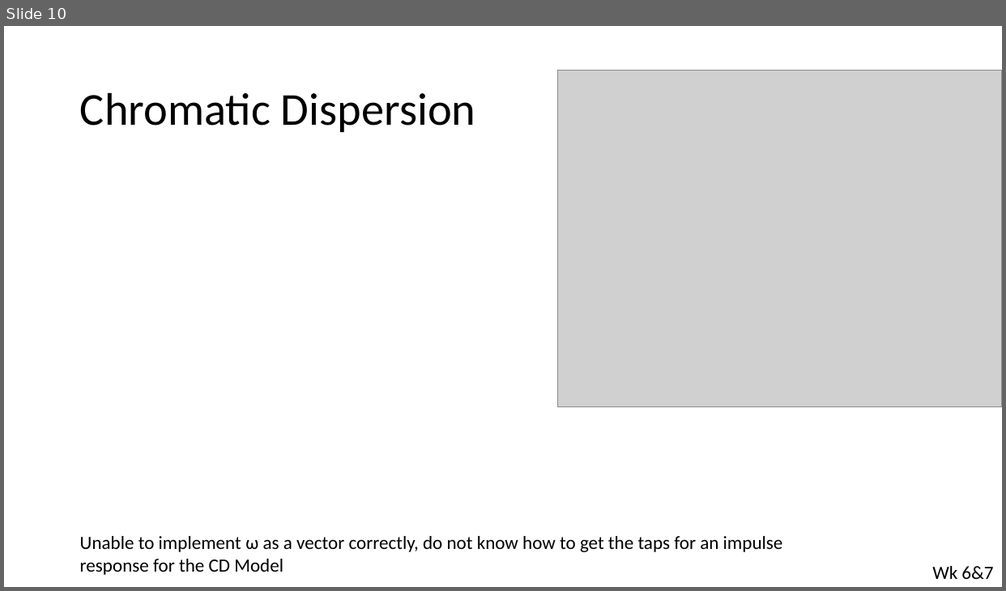
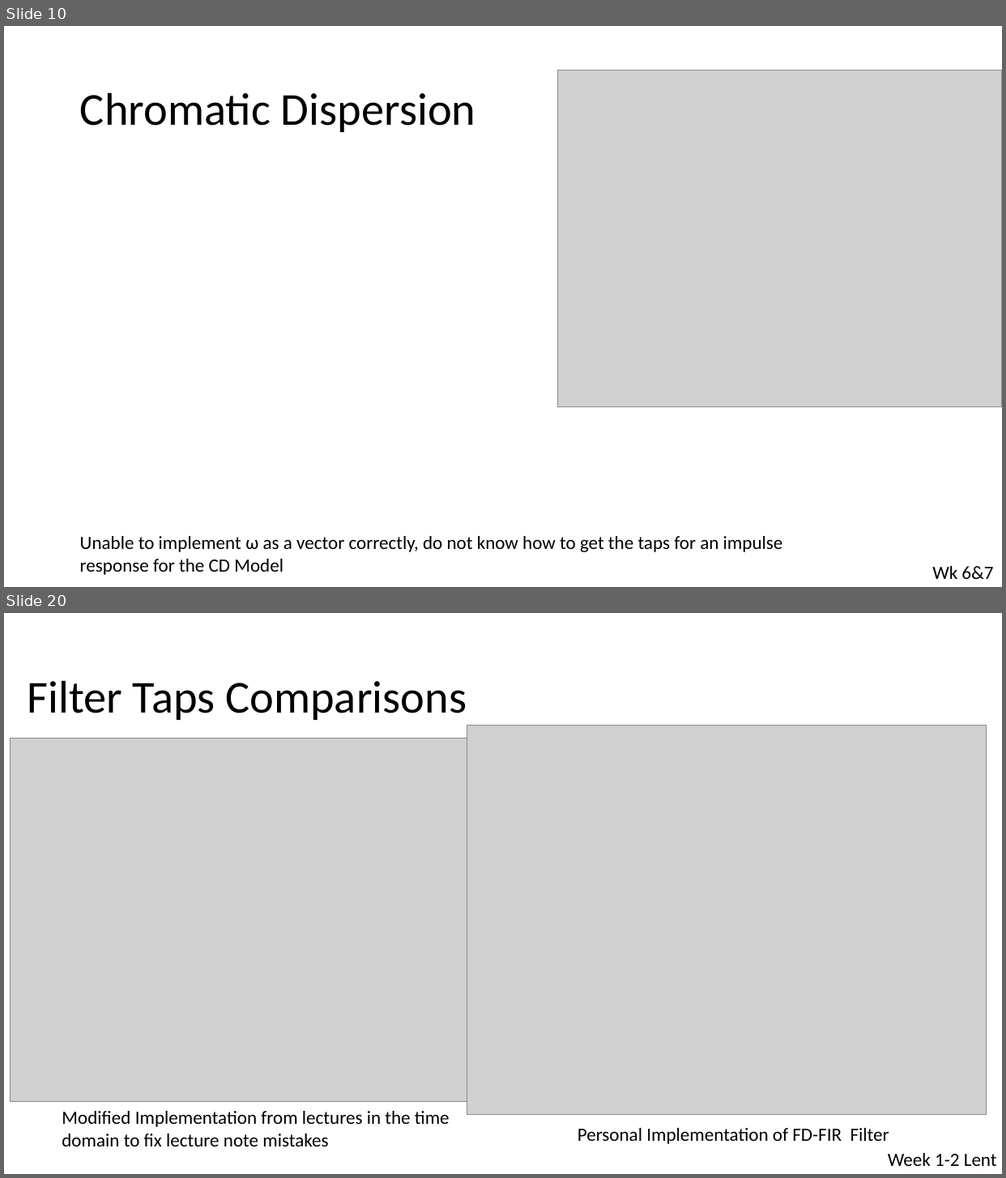
Before and after one commit to Emc54/CoherentTransceivers, a slide deck: Master's meetings presentation.pptx. Shown one above the other, each under a label of ours: slide 10 before the commit, slides 10 and 20 after it; the slides between them are not shown. The pictures are 1006x591 and 1006x1178 pixels, drawn with LibreOffice and Linux fonts; fonts in the diff are those of the drawing; grey boxes stand for pictures. Boxes give left, top, right and bottom in pixels: in the first picture for what was removed or moved away, otherwise in the second. Text is boxed around its words. In the diff, an @@ line names an element or a change of style, - is before the commit and + after.

```diff
--- a/Master's meetings presentation.pptx
+++ b/Master's meetings presentation.pptx
@@ slide 20 added at (4, 613, 1002, 1174), background #FFFFFF @@
@@ title added at (27, 680, 467, 720), 44 pt, text #000000 @@
+Filter Taps Comparisons
@@ picture added at (467, 726, 987, 1114) @@
@@ picture added at (10, 738, 495, 1102) @@
@@ text added at (62, 1111, 450, 1147), 18 pt, text #000000 @@
+Modified Implementation from lectures in the time
+domain to fix lecture note mistakes
@@ text added at (577, 1128, 889, 1144), 18 pt, text #000000 @@
+Personal Implementation of FD-FIR Filter
@@ text added at (888, 1153, 997, 1166), 18 pt, text #000000 @@
+Week 1-2 Lent
```
Also in this commit, not shown: 5 slides changed, 5 other slides added, 2 slides removed, 2 other files.
